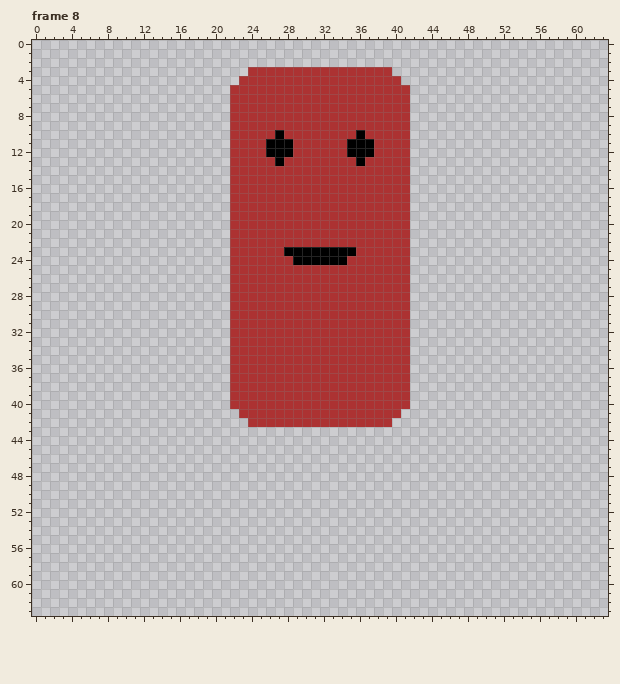
File history of a pixel-art file, Aseprite/Animation/box jump.aseprite. The picture above was drawn from the file before the commit.
64x64 pixels, 19 frames. Colours within 5 levels of each other are drawn and written as one. Shown: frame 8. The commit also changed other frames, which this record leaves out.
The result:
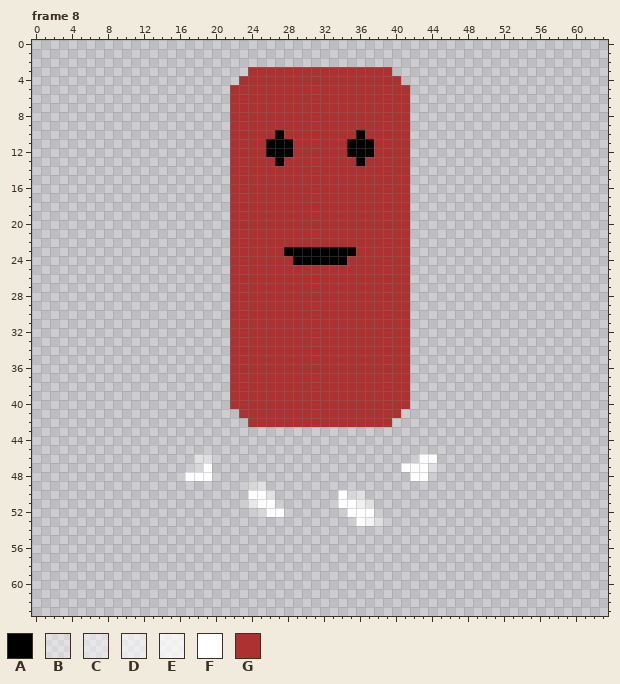
Palette (. is transparent): A #000000  B #ffffff64  C #ffffff81  D #ffffffa1  E #ffffffc6  F #ffffff  G #ac3232
Diff:
Frame 8:
Colour B is added in rows 46 to 47 at x 18; in row 49 at x 24 to 25; in row 50 at x 26 and 35 to 36; in row 51 at x 37; in row 52 at x 25.
Colour C is added in row 46 at x 19; in row 47 at x 44; in row 53 at x 38.
Colour D is added in row 51 at x 24.
Colour E is added in row 51 at x 36; in row 53 at x 37.
Colour F is added in row 46 at x 43 to 44; in row 47 at x 19 and 41 to 43; in row 48 at x 17 to 19 and 42 to 43; in row 50 at x 24 to 25 and 34; in row 51 at x 25 to 26 and 34 to 35; in row 52 at x 26 to 27 and 35 to 37.
Colour F is added in row 53 at x 36.
Pixel boxes of the changes (left, top, right, bottom) in both pictures:
added: (185, 454, 212, 481)
added: (338, 454, 437, 526)
added: (248, 481, 284, 517)
